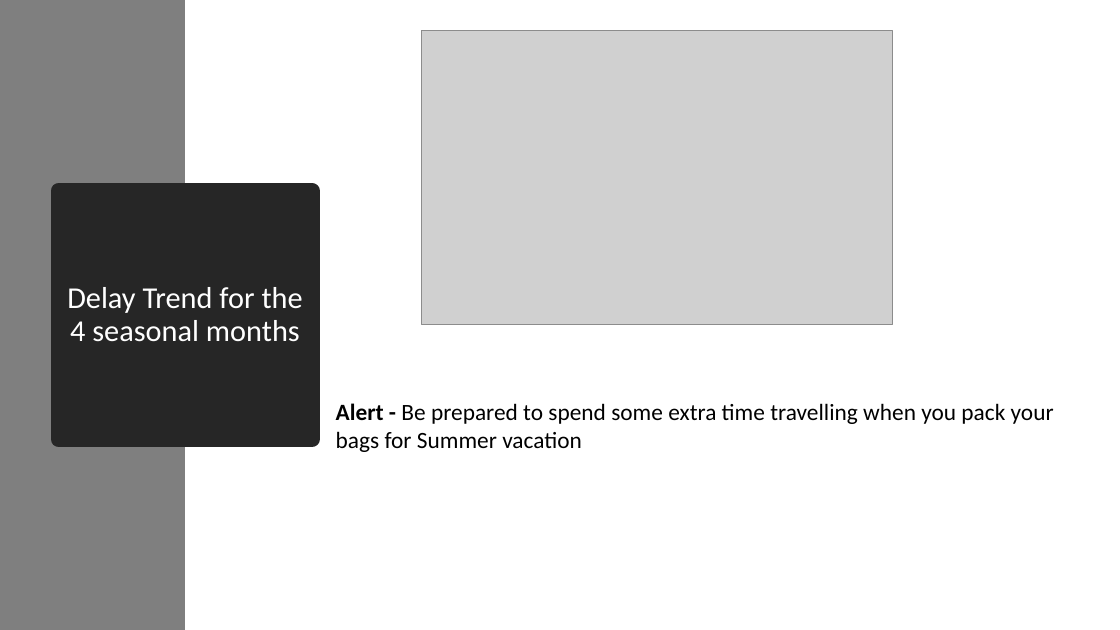
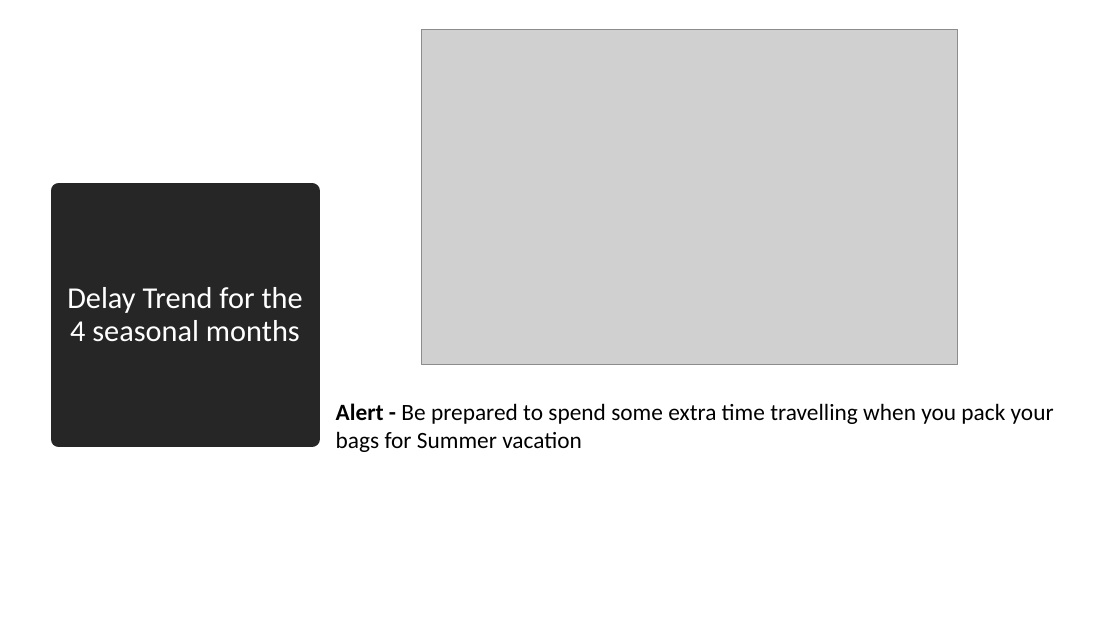
Before and after one commit to Randy0601/GroupProject, a slide deck: slide 13 of Ghassan-P/GroupProject-starbucks.pptx. Drawn at 1120x630 pixels with LibreOffice and Linux fonts; fonts in the diff are those of the drawing; grey boxes stand for pictures. Boxes give left, top, right and bottom in pixels: in the first picture for what was removed or moved away, otherwise in the second. Text is boxed around its words. In the diff, an @@ line names an element or a change of style, - is before the commit and + after.

```diff
--- a/Ghassan-P/GroupProject-starbucks.pptx
+++ b/Ghassan-P/GroupProject-starbucks.pptx
@@ rectangle removed at (0, 0, 185, 630) @@
@@ picture: place and size @@
-picture at (422, 30, 893, 324)
+picture at (422, 29, 958, 365)
```
Also in this commit, not shown: 23 other slides changed, 1 slide added.
